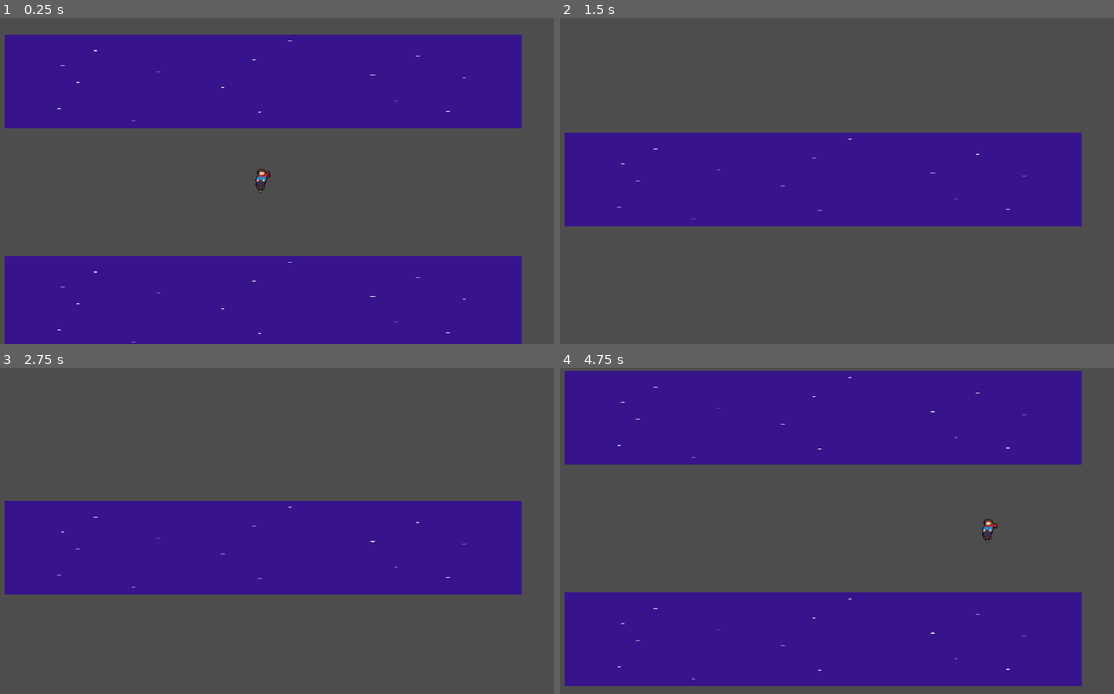
Above: before the commit, frames 1-4 (two rows, left to right).
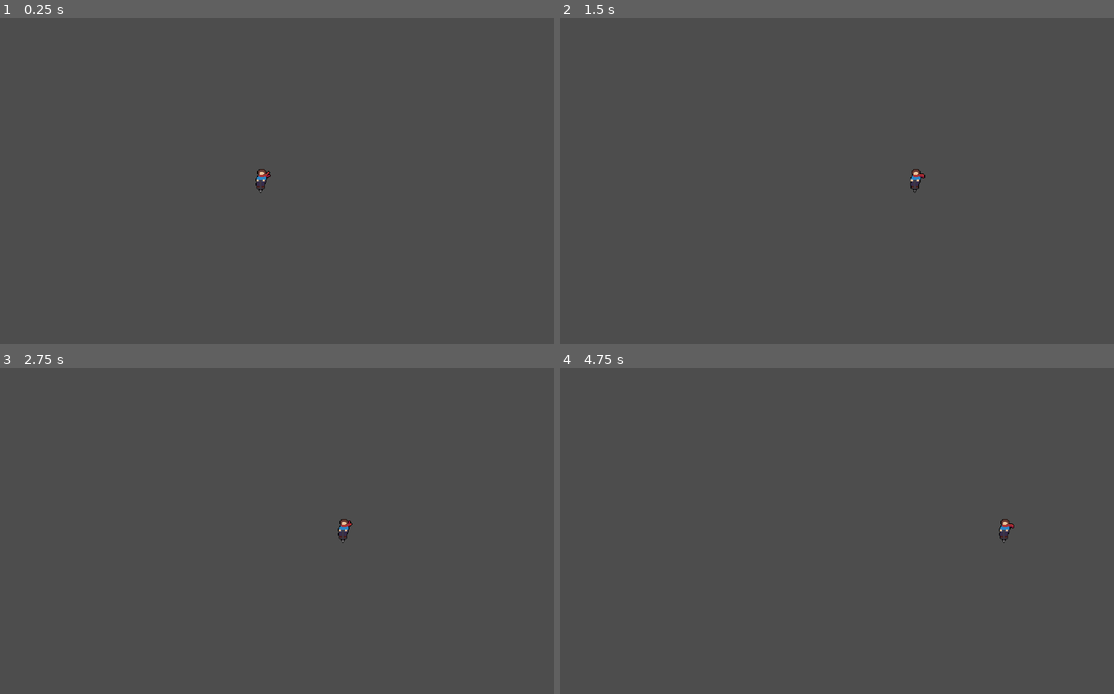
Above: after the commit, the same moments.

Repository: JMQ0598/Pogo-Game-Godot
Game: Godot game, scene res://Assets/Scenes/PlatformManagerTest.tscn
The game is run twice, just before and just after one commit, with the same random seed, the same clock (stepped at 60 frames per second) and the same inputs. This scene is started directly instead of the project's main scene.
Inputs:
- Up to frame 1 (0.25 s): no input
- Up to frame 2 (1.5 s): hold D (walk_right) from 0.53 s (still down); tap W (walk_up) at 0.77 s
- Up to frame 3 (2.75 s): tap W (walk_up) at 1.52 s; release D (walk_right) at 2.03 s; hold A (walk_left) from 2.03 s (still down)
- Up to frame 4 (4.75 s): release A (walk_left) at 2.78 s; hold D (walk_right) 2.78-4.28 s; tap W (walk_up) at 3.02, 3.77, 4.52 s; hold A (walk_left) from 4.28 s (still down)

The runs differ from the first frame. In frame 1, 52% of the frame differs, in the area x 0-95%, y 5-100%; in frame 2, 27%; in frame 3, 27%; in frame 4, 54%, in the area x 0-95%, y 0-98%.

Commit message:
Working on platformmanager

Diff:
--- a/pogo-game/Assets/Scenes/PlatformManagerTest.tscn
+++ b/pogo-game/Assets/Scenes/PlatformManagerTest.tscn
@@ -14,5 +14,6 @@
 follow_target = NodePath("../PogoGirl")
 can_go_down = true
 
-[node name="PlatformManager" parent="." node_paths=PackedStringArray("follow_target") instance=ExtResource("4_fv2x3")]
+[node name="PlatformManager" parent="." node_paths=PackedStringArray("follow_target", "scene_camera") instance=ExtResource("4_fv2x3")]
 follow_target = NodePath("../PogoGirl")
+scene_camera = NodePath("../Camera2D")
--- a/pogo-game/Assets/Scenes/platform.tscn
+++ b/pogo-game/Assets/Scenes/platform.tscn
@@ -8,6 +8,7 @@
 size = Vector2(1024, 186)
 
 [node name="Platform" type="StaticBody2D"]
+scale = Vector2(1, 0.5)
 physics_material_override = SubResource("PhysicsMaterial_i5wvk")
 
 [node name="Sprite2D" type="Sprite2D" parent="."]
--- a/pogo-game/Assets/Scenes/platform_manager.gd
+++ b/pogo-game/Assets/Scenes/platform_manager.gd
@@ -2,25 +2,26 @@
 
 var platform_prefab = preload("res://Assets/Scenes/platform.tscn")
 @export var follow_target : Node2D = null
+@export var scene_camera : Camera2D = null
 @export var space_required: int = 400
 @export var next_platform_level: int = 300
-@export var platform_spacing: int = 440
-@export var bottom_boundary: int = 0
+@export var platform_spacing: int = 200
+@export var bottom_boundary: int = 100
 @export var platforms_queue = []
 
 func _ready() -> void:
 	pass
 
 func _process(delta: float) -> void:
-	if follow_target.global_position.y - next_platform_level < space_required:
+	if position.y - scene_camera.position.y <= space_required:
 		var platform_copy = platform_prefab.instantiate()
 		platform_copy.global_position = Vector2(0, next_platform_level)
 		add_child(platform_copy)
 		next_platform_level -= platform_spacing
 		platforms_queue.push_back(platform_copy)
 
-	if follow_target.global_position.y + next_platform_level > bottom_boundary:
+	if follow_target.global_position.y + next_platform_level < bottom_boundary :
 		if len(platforms_queue) > 0:
 			var oldest_platform = platforms_queue.pop_front()
 			oldest_platform.queue_free()
-			print('deleted')
+			bottom_boundary -= platform_spacing
